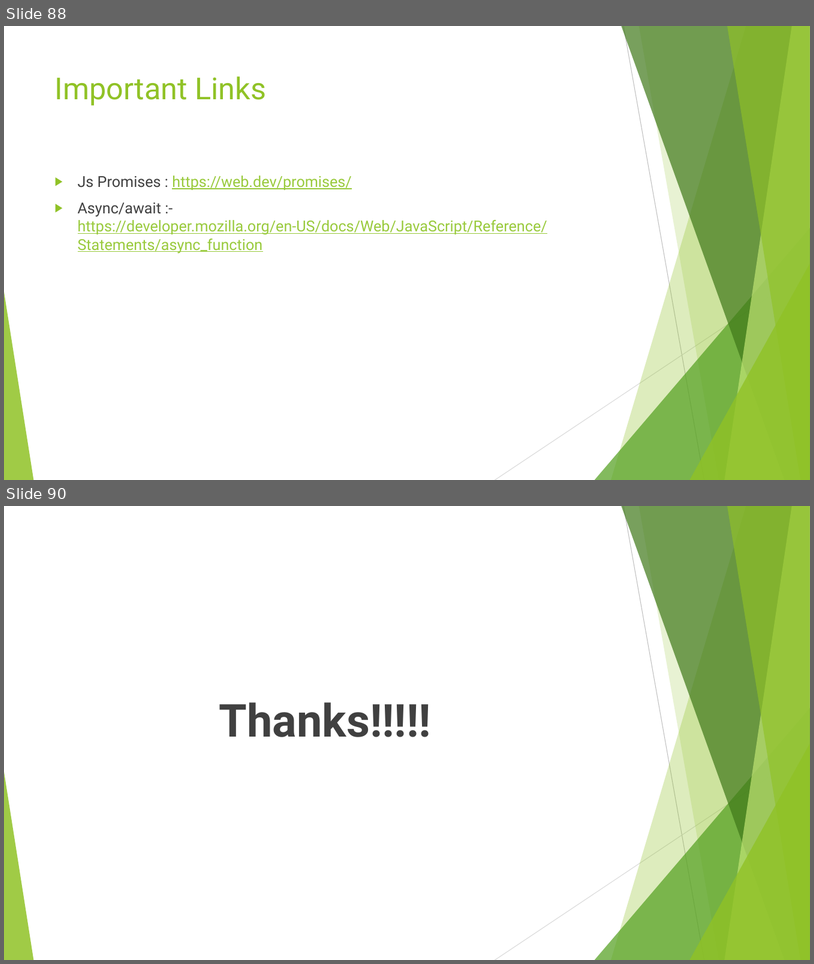
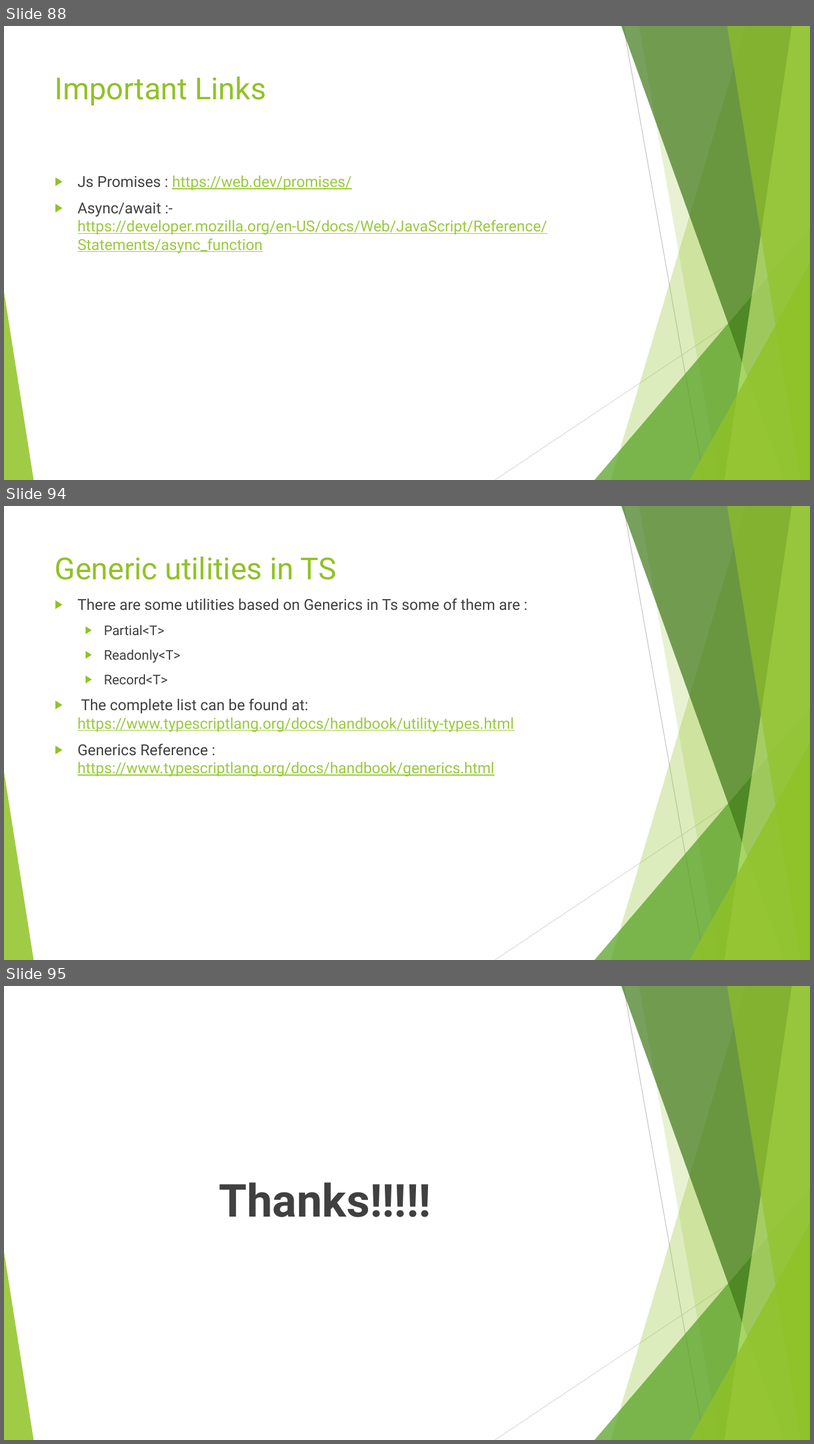
Before and after one commit to rudhrainfogain/TypeScript, a slide deck: PPT/TypeScriptv7.pptx. Shown one above the other, each under a label of ours: slides 88 and 90 before the commit, slides 88, 94 and 95 after it; the slides between them are not shown. The pictures are 814x964 and 814x1444 pixels, drawn with LibreOffice and Linux fonts; fonts in the diff are those of the drawing. Boxes give left, top, right and bottom in pixels: in the first picture for what was removed or moved away, otherwise in the second. Text is boxed around its words. In the diff, an @@ line names an element or a change of style, - is before the commit and + after.

Commit message:
Generics complete

```diff
--- a/PPT/TypeScriptv7.pptx
+++ b/PPT/TypeScriptv7.pptx
@@ slide 94 added at bbox=[4, 506, 810, 960], background #FFFFFF; not listed: 10 template elements that a slide beside it also shows @@
@@ title added at bbox=[55, 556, 337, 580], 36 pt, text #90C226 @@
+Generic utilities in TS
@@ text added at bbox=[78, 598, 520, 777], 18 pt, text #404040 @@
+▶ There are some utilities based on Generics in Ts some of them are :
+  ▶ Partial<T>
+  ▶ Readonly<T>
+  ▶ Record<T>
+▶ The complete list can be found at: https://www.typescriptlang.org/docs/handbook/utility-types.html
+▶ Generics Reference : https://www.typescriptlang.org/docs/handbook/generics.html
@@ what was slide 90 is now slide 95 @@
```
Also in this commit, not shown: 1 slide changed, 4 other slides added, 2 other files.
